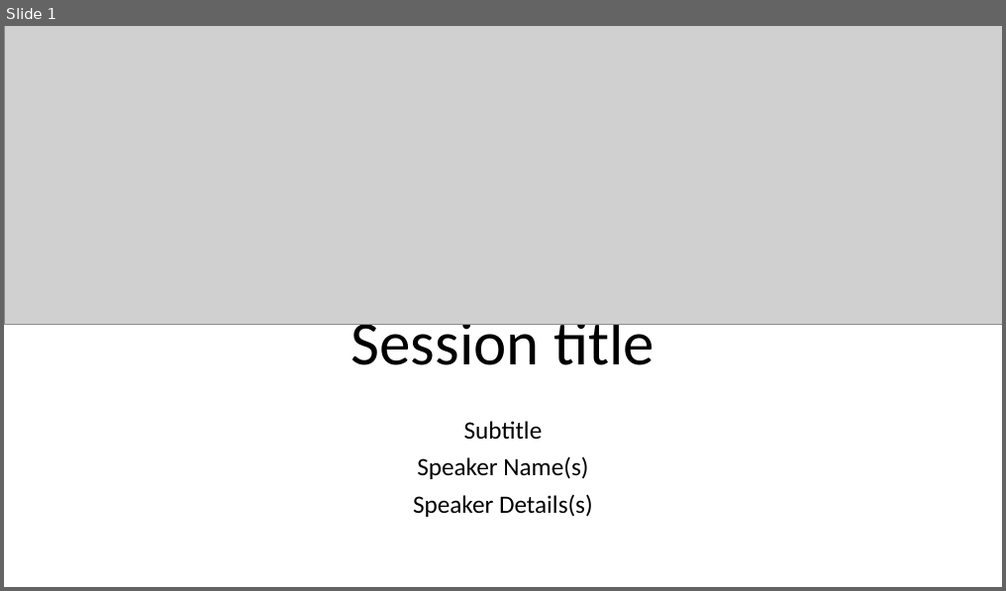
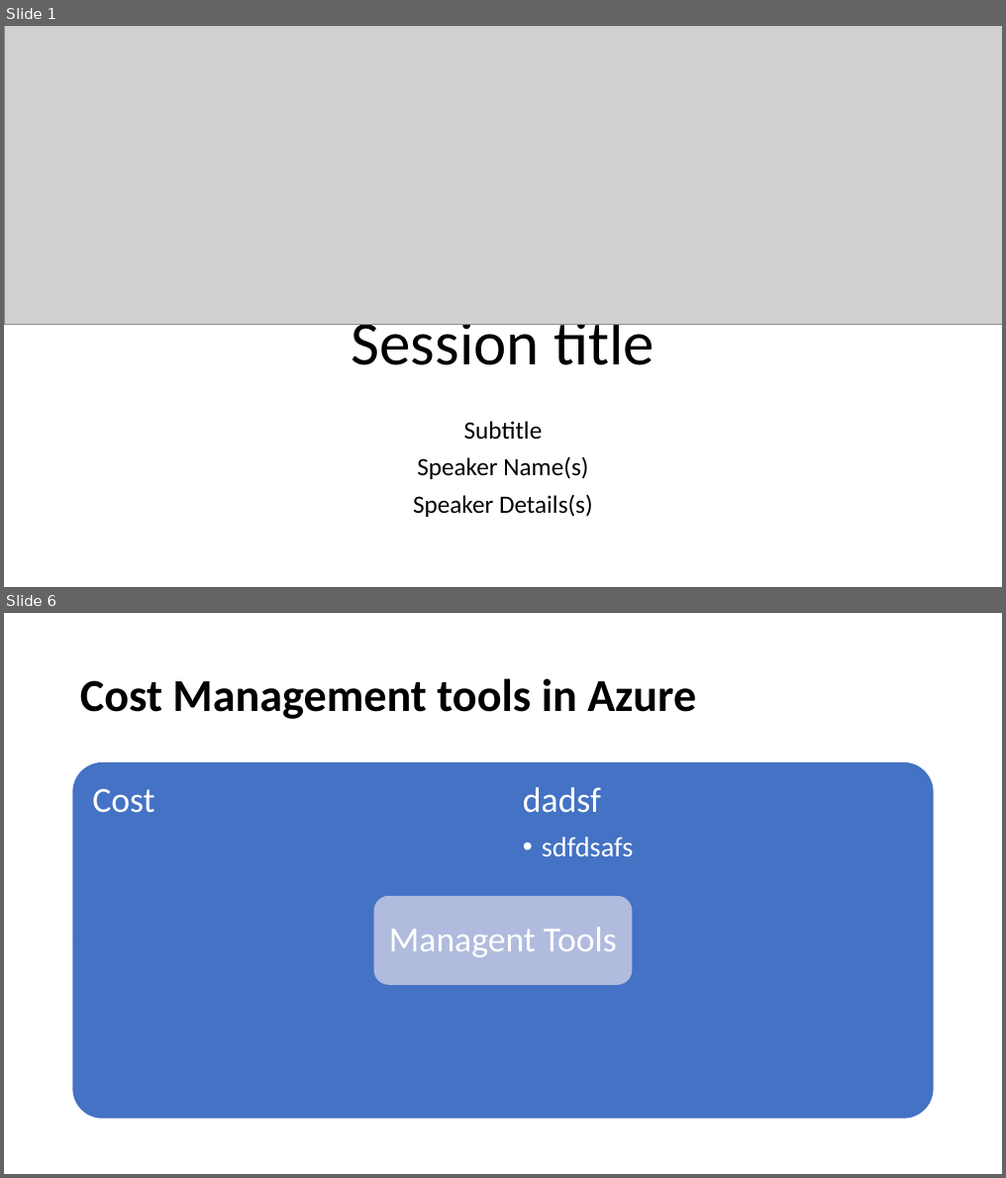
Before and after one commit to warrendt/cloudfridays, a slide deck: content/Azure Fundamentals/3. Understand security privacy compliance and trust/Cost Management.pptx. Shown one above the other, each under a label of ours: slide 1 before the commit, slides 1 and 6 after it; the slides between them are not shown. The pictures are 1006x591 and 1006x1178 pixels, drawn with LibreOffice and Linux fonts; fonts in the diff are those of the drawing; grey boxes stand for pictures; background and template pictures are left out. Boxes give left, top, right and bottom in pixels: in the first picture for what was removed or moved away, otherwise in the second. Text is boxed around its words. In the diff, an @@ line names an element or a change of style, - is before the commit and + after.

```diff
--- a/content/Azure Fundamentals/3. Understand security privacy compliance and trust/Cost Management.pptx
+++ b/content/Azure Fundamentals/3. Understand security privacy compliance and trust/Cost Management.pptx
@@ slide 6 added at box(4, 613, 1002, 1174), background #FFFFFF @@
@@ title added at box(80, 678, 696, 719), 44 pt, text #000000, bold @@
+Cost Management tools in Azure
@@ group added at box(72, 762, 934, 1119): 4 round rects, 3 texts, 1 rounded rectangle @@
+Cost
+dadsf
+  • sdfdsafs
+Managent Tools
```
Also in this commit, not shown: 5 other slides added, 1 slide removed.
